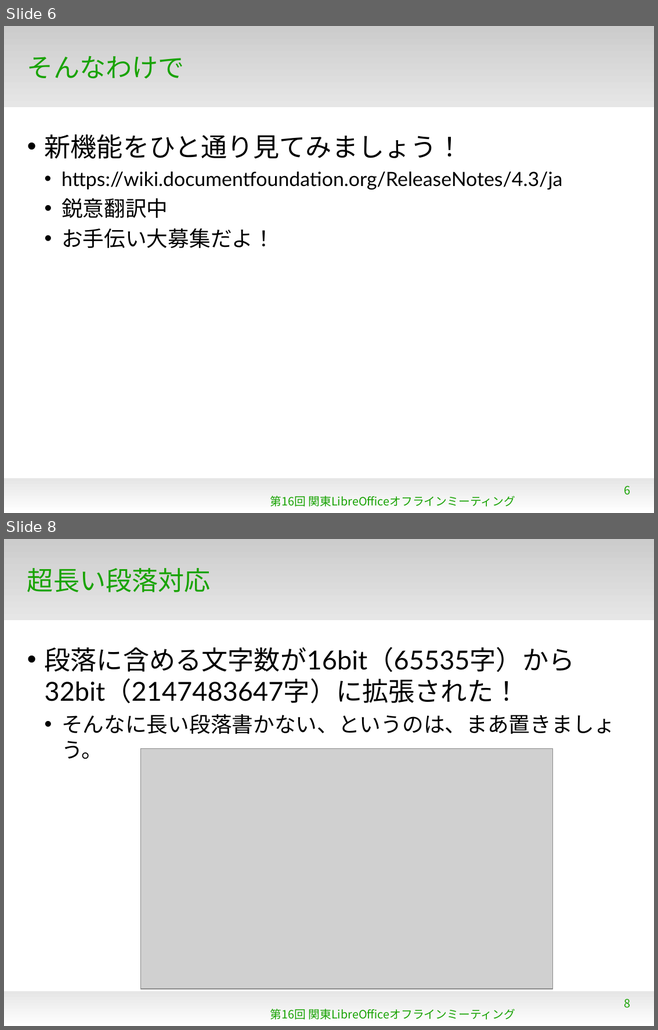
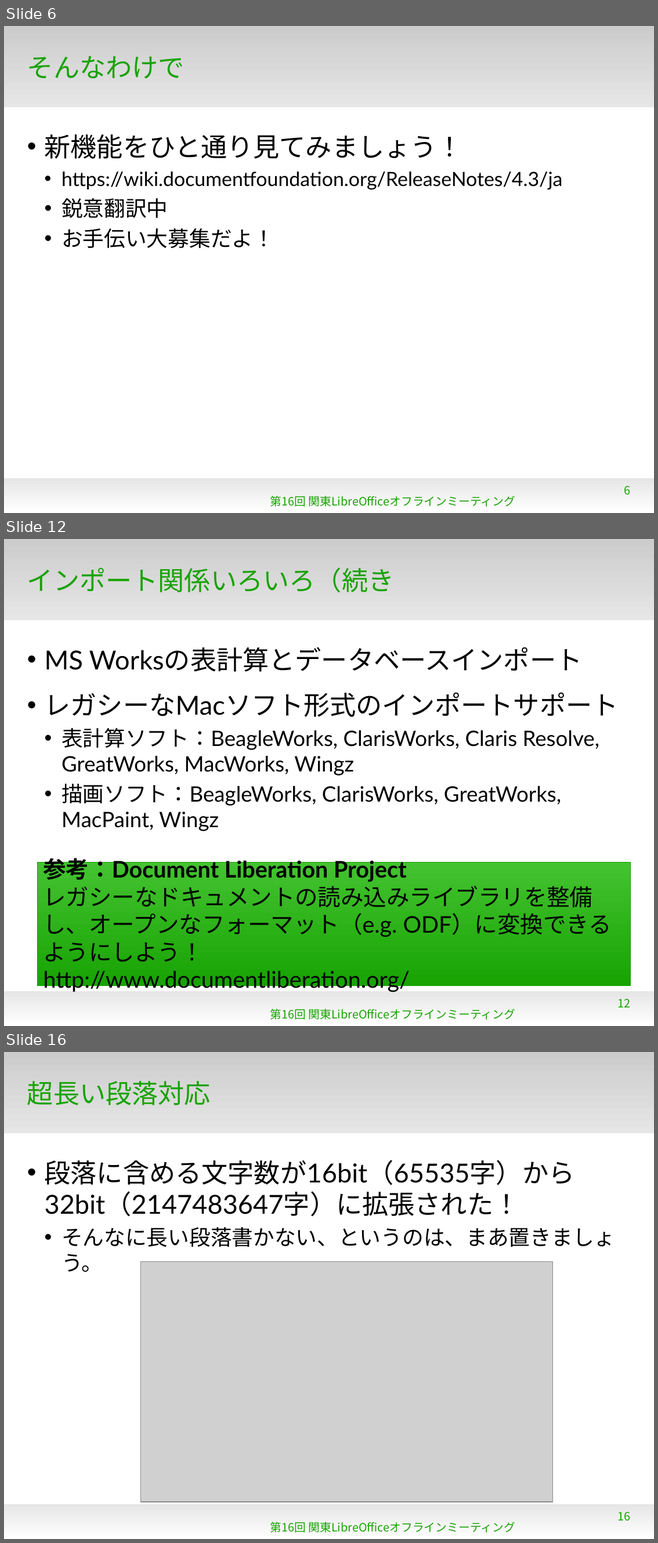
Before and after one commit to gitter-badger/KantoLibreOffice, a slide deck: Jul2014/WhatsNew4_3.odp. Shown one above the other, each under a label of ours: slides 6 and 8 before the commit, slides 6, 12 and 16 after it; the slides between them are not shown. The pictures are 658x1030 and 658x1543 pixels, drawn with LibreOffice and Linux fonts; fonts in the diff are those of the drawing; grey boxes stand for pictures; background and template pictures are left out. Boxes give left, top, right and bottom in pixels: in the first picture for what was removed or moved away, otherwise in the second. Text is boxed around its words. In the diff, an @@ line names an element or a change of style, - is before the commit and + after.

```diff
--- a/Jul2014/WhatsNew4_3.odp
+++ b/Jul2014/WhatsNew4_3.odp
@@ slide 12 added at (4,539,654,1026), background #FFFFFF; not listed: 2 template elements that a slide beside it also shows @@
@@ title added at (27,567,394,592), 32 pt, text #18A303 @@
+インポート関係いろいろ（続き
@@ text added at (45,647,618,831), 26 pt, text #000000 @@
+• MS Worksの表計算とデータベースインポート
+• レガシーなMacソフト形式のインポートサポート
+  • 表計算ソフト：BeagleWorks, ClarisWorks, Claris Resolve, GreatWorks, MacWorks, Wingz
+  • 描画ソフト：BeagleWorks, ClarisWorks, GreatWorks, MacPaint, Wingz
@@ rectangle added at (38,862,630,986), fill gradient #43C330 to #18A303, outline #18A303 0 pt, 28 pt, text #000000 @@
+参考：Document Liberation Project
+レガシーなドキュメントの読み込みライブラリを整備し、オープンなフォーマット（e.g. ODF）に変換できるようにしよう！
+http://www.documentliberation.org/
@@ page number added at (618,999,630,1008), 14 pt, text #18A303 @@
+12
@@ text added at (270,1009,515,1020), 14 pt, text #18A303 @@
+第16回 関東LibreOfficeオフラインミーティング
@@ what was slide 8 is now slide 16 @@
@@ page number at (618,1512,630,1521): text changed @@
-8
+16
```
Also in this commit, not shown: 8 slides changed, 17 other slides added, 2 slides removed.
